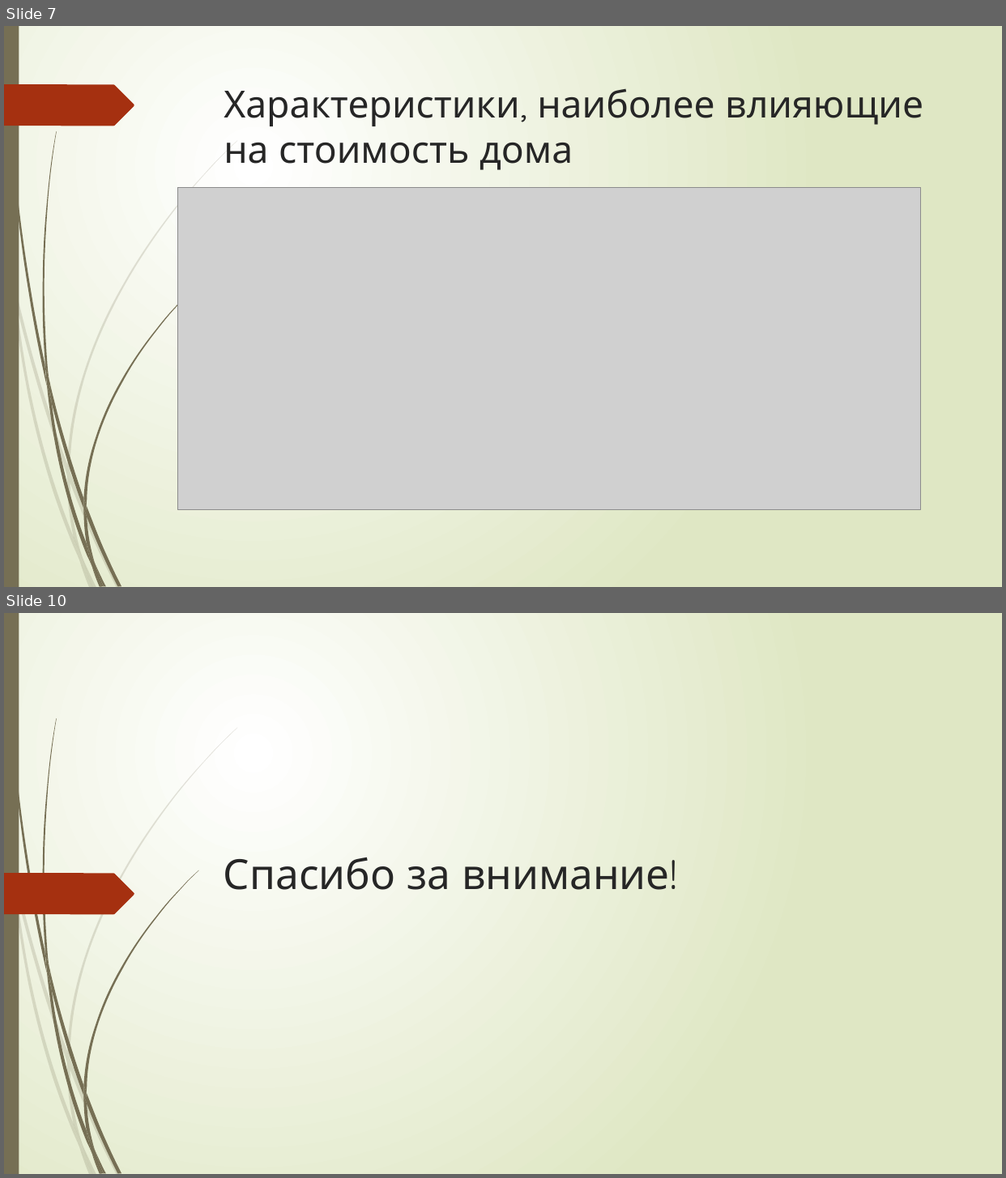
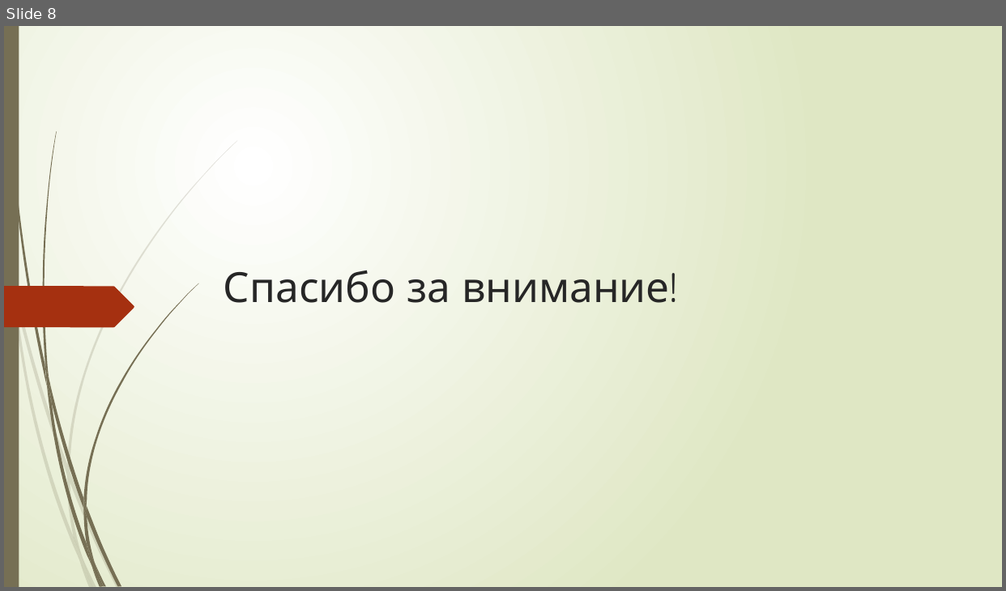
Before and after one commit to tashikk/SF_final_work, a slide deck: Прогнозирование стоимости дома.pptx. Shown one above the other, each under a label of ours: slides 7 and 10 before the commit, slide 8 after it; the slides between them are not shown. The pictures are 1006x1178 and 1006x591 pixels, drawn with LibreOffice and Linux fonts; fonts in the diff are those of the drawing; grey boxes stand for pictures. Boxes give left, top, right and bottom in pixels: in the first picture for what was removed or moved away, otherwise in the second. Text is boxed around its words. In the diff, an @@ line names an element or a change of style, - is before the commit and + after.

```diff
--- a/Прогнозирование стоимости дома.pptx
+++ b/Прогнозирование стоимости дома.pptx
@@ slide 7 removed at (4, 26, 1002, 587), background gradient #FFFFFF to #DFE8C4; not listed: 23 template elements that a slide beside it also shows @@
@@ freeform shape removed at (4, 84, 134, 126) @@
@@ title removed at (224, 89, 923, 170) @@
-Характеристики, наиболее влияющие на стоимость дома
@@ picture removed at (177, 188, 920, 510) @@
@@ what was slide 10 is now slide 8 @@
```
Also in this commit, not shown: 2 slides changed, 5 slides added, 6 other slides removed.
